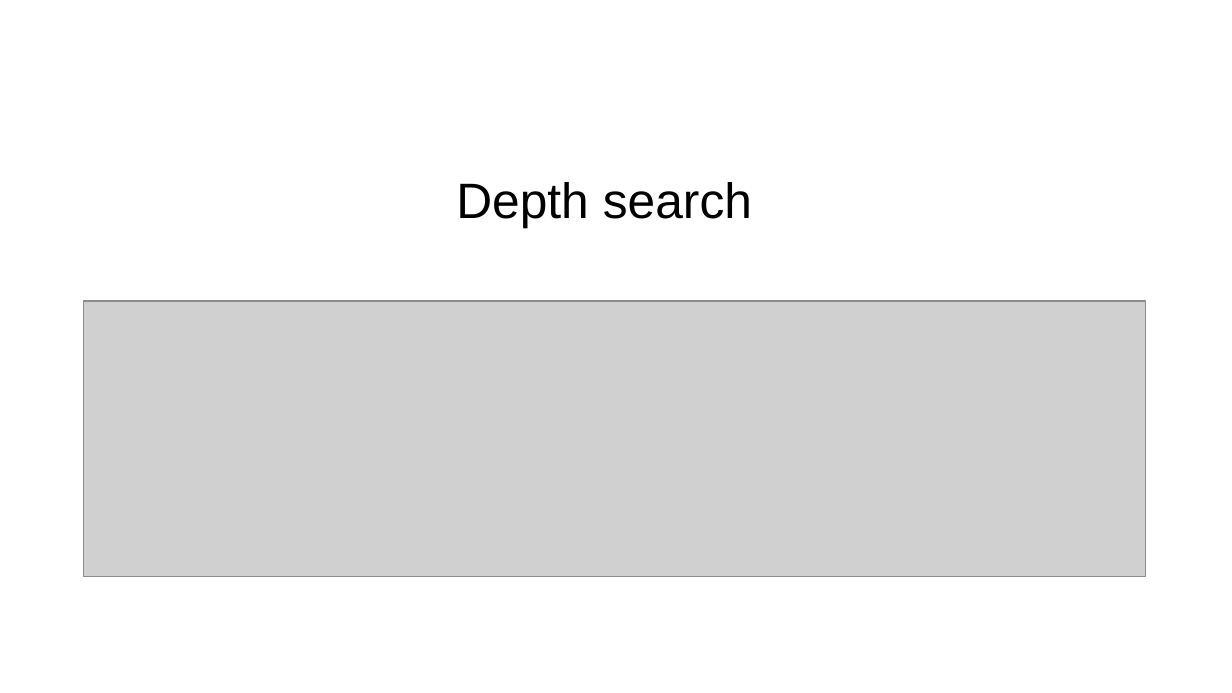
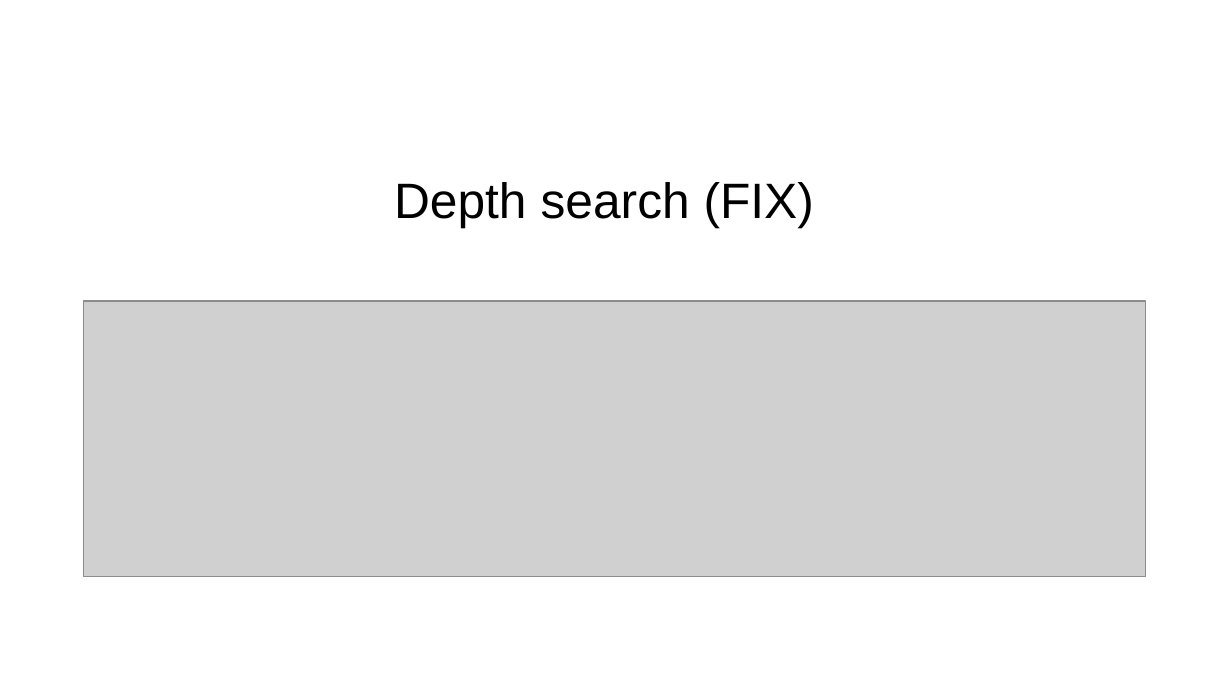
Before and after one commit to skrabbenborg/nosql-talk, a slide deck: slide 41 of presentation/presentation.pptx (slide 42 before the commit). Drawn at 1232x693 pixels with LibreOffice and Linux fonts; fonts in the diff are those of the drawing; grey boxes stand for pictures; background and template pictures are left out. Boxes give left, top, right and bottom in pixels: in the first picture for what was removed or moved away, otherwise in the second. Text is boxed around its words. In the diff, an @@ line names an element or a change of style, - is before the commit and + after.

```diff
--- a/presentation/presentation.pptx
+++ b/presentation/presentation.pptx
@@ text at [394,182,814,227]: text changed @@
-Depth search
+Depth search (FIX)
```
Also in this commit, not shown: 2 other slides changed, 1 slide added, 1 slide removed, 2 other files.
